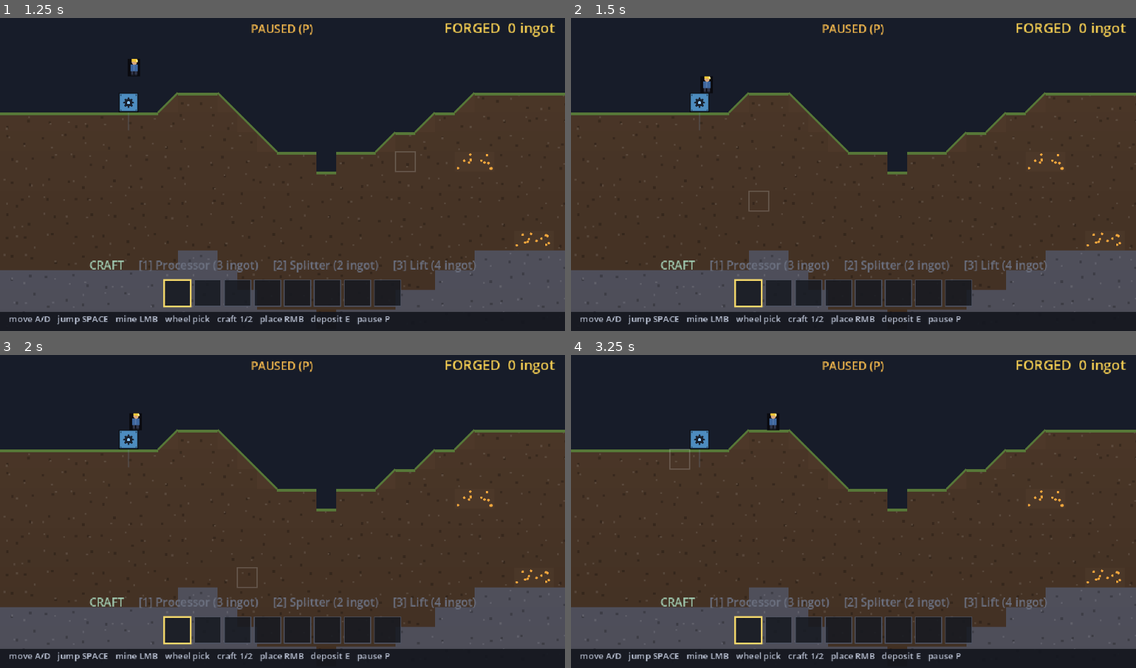
Above: before the commit, frames 1-4 (two rows, left to right).
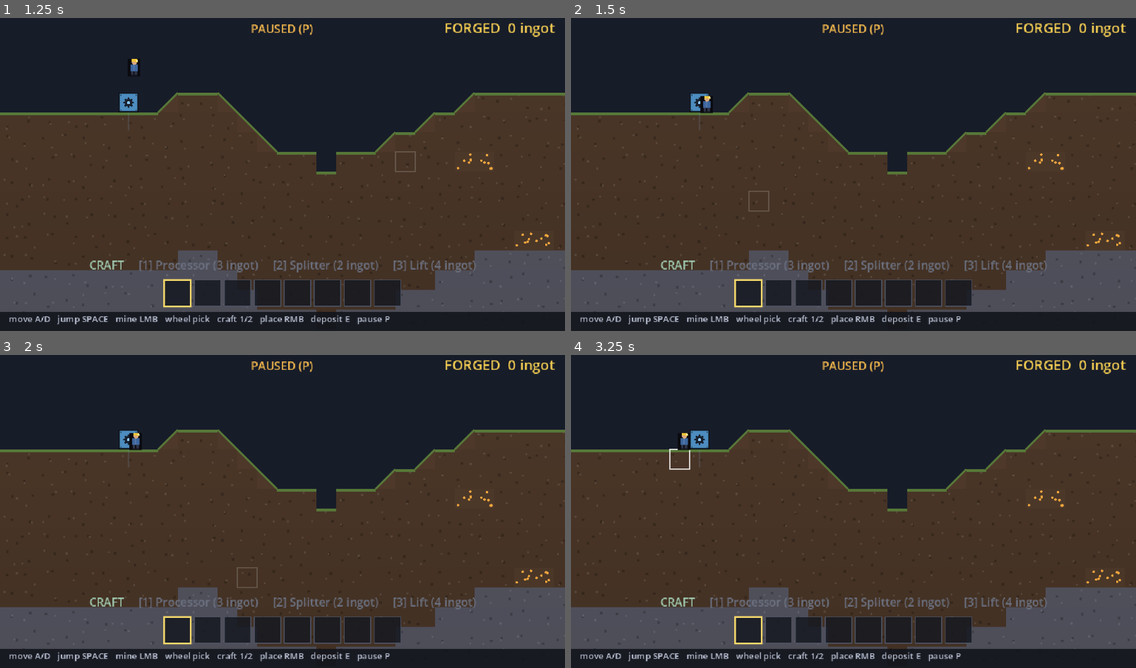
Above: after the commit, the same moments.

Repository: teohondascully/sinkforge
Game: Godot game, scene res://scenes/main.tscn
The game is run twice, just before and just after one commit, with the same random seed, the same clock (stepped at 60 frames per second) and the same inputs.
Inputs (mouse positions are in pixels of both pictures, inside the frame that each line leads up to):
- Up to frame 1 (1.25 s): tap Enter at 0.5 s; move the mouse to (406, 155) at 0.52 s; hold Right from 0.53 s (still down); tap P at 0.6 s; click (406, 155) at 0.67 s; tap Space at 0.77 s
- Up to frame 2 (1.5 s): release Right at 1.25 s; drag from (740, 187) to (825, 237) at 1.27 s
- Up to frame 3 (2 s): no input
- Up to frame 4 (3.25 s): tap Space at 2 s; move the mouse to (910, 439) at 2.02 s; hold Right 2.03-2.75 s; tap 1 at 2.1 s; drag from (825, 574) to (684, 461) at 2.77 s

Frame 1 is identical in both runs. In frame 2, 0.2% of the frame differs, in the area x 22-26%, y 18-31%; in frame 3, 0.2%; in frame 4, 0.3%, in the area x 17-37%, y 18-37%.

Commit message:
fix: unify the surface-slope authority (kills two ramp mismatches)
The diagonal "slope" of the ground was computed in TWO places with
DIFFERENT inputs, so they disagreed:
 - renderer (main.gd) drew a ramp only if the material has_cap() and
 read sim.solid → stone never sloped, machines never sloped
 - collision (player.gd) ramped pure topology incl. machine_at → stone
 DID slope (no render) and a placed machine cast a phantom invisible
 ramp you glided up (no render)

Both are the same defect: the ramp is a property of TERRAIN TOPOLOGY,
material-independent, machines excluded. Fix = one authority both layers
read (same pattern as the worldgen seam):

 FactorySim.surface_row(col) / ramp_dir(col) — terrain-only, the single
 source of the walkable-top silhouette.

 - renderer draws ramp GEOMETRY for every surface material (stone now
 slopes); only the edge PAINT stays material-specific (grass cap vs a
 subtle stone lip).
 - player._surface_y reads the same authority; machines are excluded, so
 a placed machine is a box you bump/jump (square-resolve still blocks
 it) — never a phantom hill.

Seen slope == walked slope, by construction.

Tests: +_test_surface_silhouette (1-step ramps both ways, 2-step = wall,
stone slopes like earth, a placed machine moves neither surface_row nor
ramp_dir). All sim checks + check_stepup (1-tile glides 2.5px/frame, no
teleport; 2-tile wall blocks) + check_lift green. Visual capture clean.

Diff:
--- a/scenes/main.gd
+++ b/scenes/main.gd
@@ -339,36 +339,32 @@
 	return out
 
 
-## A cell is "surface" if it's solid with open space directly above — the exposed top of the ground.
-func _is_surface(c: Vector2i) -> bool:
-	return sim.is_solid(c) and not sim.is_solid(c + Vector2i(0, -1))
-
-
-## Smooth the blocky surface: a flat grass cap on level ground, and a filled diagonal RAMP where the
-## surface steps up by a tile (Terraria-style slope), with a grass edge — so hills read as slopes.
+## Smooth the blocky surface, reading the sim's shared silhouette authority (sim.surface_row /
+## sim.ramp_dir) so the diagonal we DRAW is exactly the one the avatar WALKS. The ramp GEOMETRY is
+## universal (every material — earth, stone, ore — slopes); only the EDGE PAINT is material-specific:
+## a capped material (grass) gets its bright cap colour, an uncapped one (stone) a subtle lightened lip.
 func _draw_terrain_surface() -> void:
-	for cell: Variant in sim.solid:
-		var c: Vector2i = cell
-		var def: MaterialDef = _material(sim.solid[c])
-		if not def.has_cap() or not _is_surface(c):
-			continue
-		var cap: Color = def.cap_color
-		var px := float(c.x * CELL)
-		var py := float(c.y * CELL)
-		var right_up: bool = sim.is_solid(Vector2i(c.x + 1, c.y - 1))
-		var left_up: bool = sim.is_solid(Vector2i(c.x - 1, c.y - 1))
-		if right_up and not left_up:  # ramp rising to the right, filling the air corner above
-			var lo := Vector2(px, py)
-			var hi := Vector2(px + CELL, py - CELL)
-			draw_colored_polygon([lo, Vector2(px + CELL, py), hi], def.base_color)
-			draw_line(lo, hi, cap, 3.0)
-		elif left_up and not right_up:  # ramp rising to the left
-			var lo2 := Vector2(px + CELL, py)
-			var hi2 := Vector2(px, py - CELL)
-			draw_colored_polygon([lo2, Vector2(px, py), hi2], def.base_color)
-			draw_line(lo2, hi2, cap, 3.0)
-		else:  # flat top: a grass cap
-			draw_rect(Rect2(px, py, float(CELL), 4.0), cap)
+	for col: int in range(FactorySim.GRID_COLS):
+		var r: int = sim.surface_row(col)
+		if r >= FactorySim.GRID_ROWS:
+			continue  # empty column, no surface
+		var def: MaterialDef = _material(sim.material_at(Vector2i(col, r)))
+		var edge: Color = def.cap_color if def.has_cap() else def.base_color.lightened(0.18)
+		var px := float(col * CELL)
+		var py := float(r * CELL)
+		match sim.ramp_dir(col):
+			1:  # rising to the right — fill the air corner above with a 45° slope
+				var lo := Vector2(px, py)
+				var hi := Vector2(px + CELL, py - CELL)
+				draw_colored_polygon([lo, Vector2(px + CELL, py), hi], def.base_color)
+				draw_line(lo, hi, edge, 3.0)
+			-1:  # rising to the left
+				var lo2 := Vector2(px + CELL, py)
+				var hi2 := Vector2(px, py - CELL)
+				draw_colored_polygon([lo2, Vector2(px, py), hi2], def.base_color)
+				draw_line(lo2, hi2, edge, 3.0)
+			_:  # flat top: a capped lip
+				draw_rect(Rect2(px, py, float(CELL), 4.0), edge)
 
 
 ## The cursor cell, drawn by context so digging and building are legible without a god-cursor:
--- a/scenes/player.gd
+++ b/scenes/player.gd
@@ -117,11 +117,10 @@
 ## would push the head into a ceiling (a tight gap is a wall, not a step).
 func _follow_slope() -> bool:
 	var rect: Rect2 = _aabb()
-	var ref_row: int = _cell_of(Vector2(position.x, rect.end.y - 1.0)).y
 	# The box rests on the HIGHEST ground under its footprint — sample both bottom corners + centre.
-	var target: float = minf(_surface_y(rect.position.x + 1.0, ref_row),
-			_surface_y(rect.end.x - 1.0, ref_row))
-	target = minf(target, _surface_y(position.x, ref_row))
+	var target: float = minf(_surface_y(rect.position.x + 1.0),
+			_surface_y(rect.end.x - 1.0))
+	target = minf(target, _surface_y(position.x))
 	var lift: float = rect.end.y - target  # feet_y - surface_y: >0 climb up, <0 step down
 	if lift > MAX_STEP or lift < -MAX_DROP:
 		return false  # rise too tall (a wall) or drop too deep (a real fall) → not on this surface
@@ -135,31 +134,22 @@
 	return true
 
 
-## World-Y of the walkable surface at a horizontal position, modelling a single-tile step as a 45°
-## ramp that occupies its OWN column edge-to-edge (matching the diagonal the terrain renders): the
-## surface runs from this column's floor top on the low side to the neighbour's (one tile higher) on
-## the high side, so the feet ride the hypotenuse through the AIR cell — never inside the solid square.
-func _surface_y(world_x: float, ref_row: int) -> float:
+## World-Y of the walkable surface at a horizontal position — read straight from the sim's shared
+## silhouette authority (sim.surface_row / sim.ramp_dir), the SAME source the renderer draws from, so
+## the hypotenuse we glide is exactly the diagonal on screen. A single-tile step is a 45° ramp across
+## its own column; flat otherwise. Terrain-only by construction: machines aren't in the silhouette, so
+## a placed machine is a box the square-resolve bumps/climbs — never a phantom invisible ramp.
+func _surface_y(world_x: float) -> float:
 	var c: int = floori(world_x / float(CELL))
 	var frac: float = world_x / float(CELL) - float(c)  # 0..1 across column c
-	var fr: int = _floor_row(c, ref_row)
-	var base: float = float(fr * CELL)
-	var fr_left: int = _floor_row(c - 1, ref_row)
-	var fr_right: int = _floor_row(c + 1, ref_row)
-	if fr_right == fr - 1 and fr_left >= fr:      # one tile higher to the RIGHT → ramp up rightward
-		return base - frac * float(CELL)
-	if fr_left == fr - 1 and fr_right >= fr:       # one tile higher to the LEFT → ramp up leftward
-		return base - (1.0 - frac) * float(CELL)
-	return base                                    # flat top (or peak/valley): no ramp
-
-
-## Row of the floor the feet rest on (or would step onto) in a column: the topmost blocked cell at or
-## just above the feet, scanning down. Starts one tile above the feet so a single-tile rise is seen.
-func _floor_row(col: int, ref_row: int) -> int:
-	for r: int in range(maxi(ref_row - 1, 0), FactorySim.GRID_ROWS):
-		if _blocked(Vector2i(col, r)):
-			return r
-	return FactorySim.GRID_ROWS
+	var base: float = float(sim.surface_row(c) * CELL)
+	match sim.ramp_dir(c):
+		1:
+			return base - frac * float(CELL)          # one tile higher to the RIGHT → ramp up rightward
+		-1:
+			return base - (1.0 - frac) * float(CELL)  # one tile higher to the LEFT → ramp up leftward
+		_:
+			return base                               # flat top (or peak/valley): no ramp
 
 
 ## Push the body out of any blocked cell it now overlaps, along the axis it just moved.
--- a/src/core/factory_sim.gd
+++ b/src/core/factory_sim.gd
@@ -96,6 +96,35 @@
 	return solid.get(cell, &"")
 
 
+## --- Surface silhouette: the ONE authority for the walkable-top shape (renderer + player share it) ---
+## The diagonal "slope" of the ground is a property of TERRAIN TOPOLOGY alone — independent of material
+## (earth, stone, ore all ramp the same) and EXCLUDING machines (a placed machine is a box you bump or
+## jump onto, never a hill). Both the renderer (draws the diagonal) and the avatar (glides it) call
+## these, so what you SEE is exactly what you WALK — no phantom invisible ramps, no un-ramped stone.
+
+## Topmost solid terrain row in a column (the exposed surface), or GRID_ROWS if the column is all air.
+func surface_row(col: int) -> int:
+	for row: int in range(0, GRID_ROWS):
+		if solid.has(Vector2i(col, row)):
+			return row
+	return GRID_ROWS
+
+
+## Slope of the exposed surface at a column: +1 rising to the right, -1 rising to the left, 0 flat.
+## A neighbour exactly ONE tile higher reads as a 45° ramp; a bigger step is a wall (0 here → the
+## avatar's square-collision blocks it, the renderer draws no diagonal). Terrain only — machines and
+## material never enter, which is precisely what kills the two bugs the split authority caused.
+func ramp_dir(col: int) -> int:
+	var here: int = surface_row(col)
+	var left: int = surface_row(col - 1)
+	var right: int = surface_row(col + 1)
+	if right == here - 1 and left >= here:
+		return 1
+	if left == here - 1 and right >= here:
+		return -1
+	return 0
+
+
 ## Seed or clear a terrain cell — used to build the starting world. Discrete edit; in-bounds only.
 ## Pass &"" to clear, otherwise the material (&"earth" default).
 func set_solid(cell: Vector2i, material: StringName = &"earth") -> void:
--- a/tests/run_tests.gd
+++ b/tests/run_tests.gd
@@ -18,6 +18,7 @@
 	_test_production()
 	_test_splitter()
 	_test_terrain()
+	_test_surface_silhouette()
 	_test_mining_and_deposit()
 	_test_hand_built_chain()
 	_test_inventory_slots()
@@ -191,6 +192,39 @@
 	_check(sim.place_machine(vent_def, Vector2i(3, 3)) != null, "can place after mining out the earth")
 	_check(sim.mine(Vector2i(5, 5)) == &"", "mining a non-solid cell yields nothing")
 	_check(not sim.is_solid(Vector2i(-1, 0)), "out-of-bounds is never solid")
+
+
+## The SHARED surface silhouette (sim.surface_row / sim.ramp_dir) the renderer draws and the avatar
+## walks. Locks in: the slope is terrain-topology only, material-independent, ONE tile = a ramp, taller
+## = a wall, and — the bug this whole slice fixes — a placed MACHINE never alters the silhouette (no
+## phantom invisible diagonal). One authority → seen slope == walked slope, by construction.
+func _test_surface_silhouette() -> void:
+	print("- surface silhouette")
+	var sim: FactorySim = FactorySim.new()
+	# A flat run at row 10, with one column (5) raised a single tile, and column 8 raised TWO tiles.
+	for col: int in range(3, 12):
+		sim.set_solid(Vector2i(col, 10), &"earth")
+	sim.set_solid(Vector2i(5, 9), &"earth")               # +1 step
+	sim.set_solid(Vector2i(8, 9), &"stone")               # +2 tower (with the one below)
+	sim.set_solid(Vector2i(8, 8), &"stone")
+	_check(sim.surface_row(4) == 10, "surface_row finds the exposed top")
+	_check(sim.surface_row(5) == 9, "surface_row tracks a raised column")
+	_check(sim.surface_row(99) == FactorySim.GRID_ROWS, "an empty column has no surface")
+	# Column 4 sits one tile below its right neighbour (col 5) → ramp rising to the RIGHT.
+	_check(sim.ramp_dir(4) == 1, "a 1-tile step right reads as a rightward ramp")
+	# Column 6 sits one tile below its left neighbour (col 5) → ramp rising to the LEFT.
+	_check(sim.ramp_dir(6) == -1, "a 1-tile step left reads as a leftward ramp")
+	_check(sim.ramp_dir(3) == 0, "flat ground has no ramp")
+	# Stone slopes exactly like earth — geometry is material-independent (bug #1).
+	_check(sim.surface_row(8) == 8 and sim.ramp_dir(7) == 0,
+		"a 2-tile step is a WALL, not a ramp (only single steps slope)")
+	# THE phantom-ramp killer: drop a machine onto FLAT ground (col 10, both neighbours level); the
+	# silhouette must NOT move — no raised surface, no diagonal — so you bump the box, never glide it (bug #3).
+	var proc_def: MachineDef = load("res://src/data/machines/processor.tres")
+	_check(sim.ramp_dir(10) == 0, "flat ground reads flat before any machine")
+	sim.place_machine(proc_def, Vector2i(10, 9))           # a machine standing on the flat row-10 ground
+	_check(sim.surface_row(10) == 10, "a placed machine does NOT raise the surface silhouette")
+	_check(sim.ramp_dir(10) == 0, "a placed machine casts NO phantom ramp (it's a box you bump, not a hill)")
 
 
 ## Mining an ore vein fills the pack and is conservation-safe; depositing hands it to a machine.
